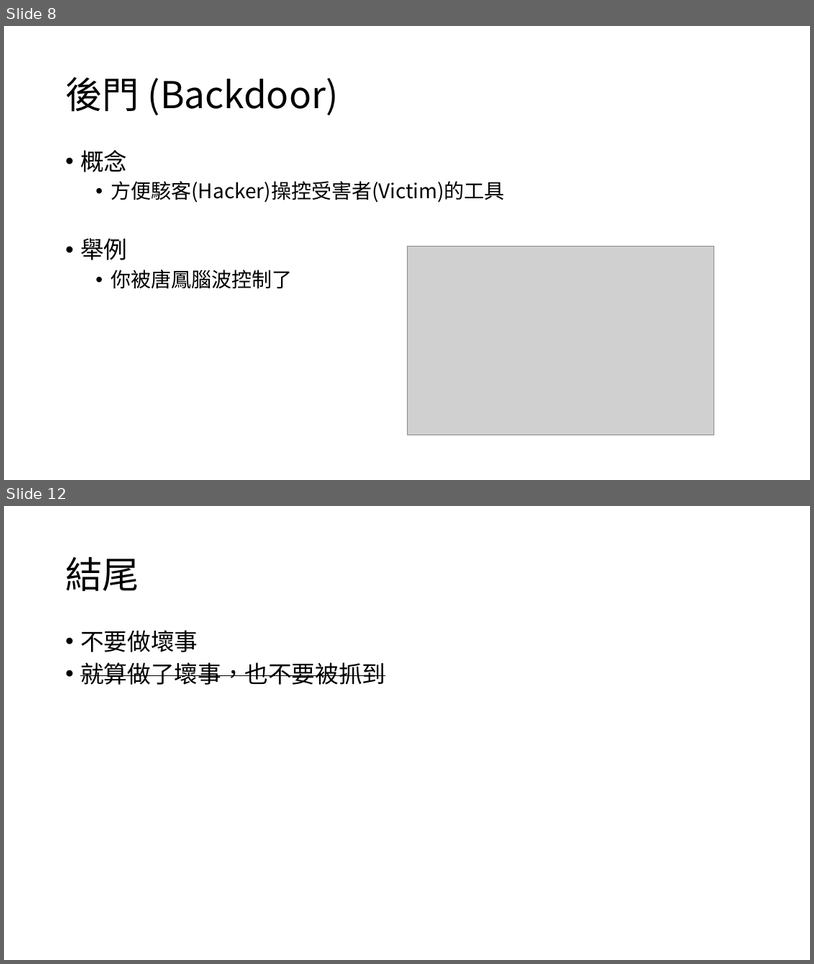
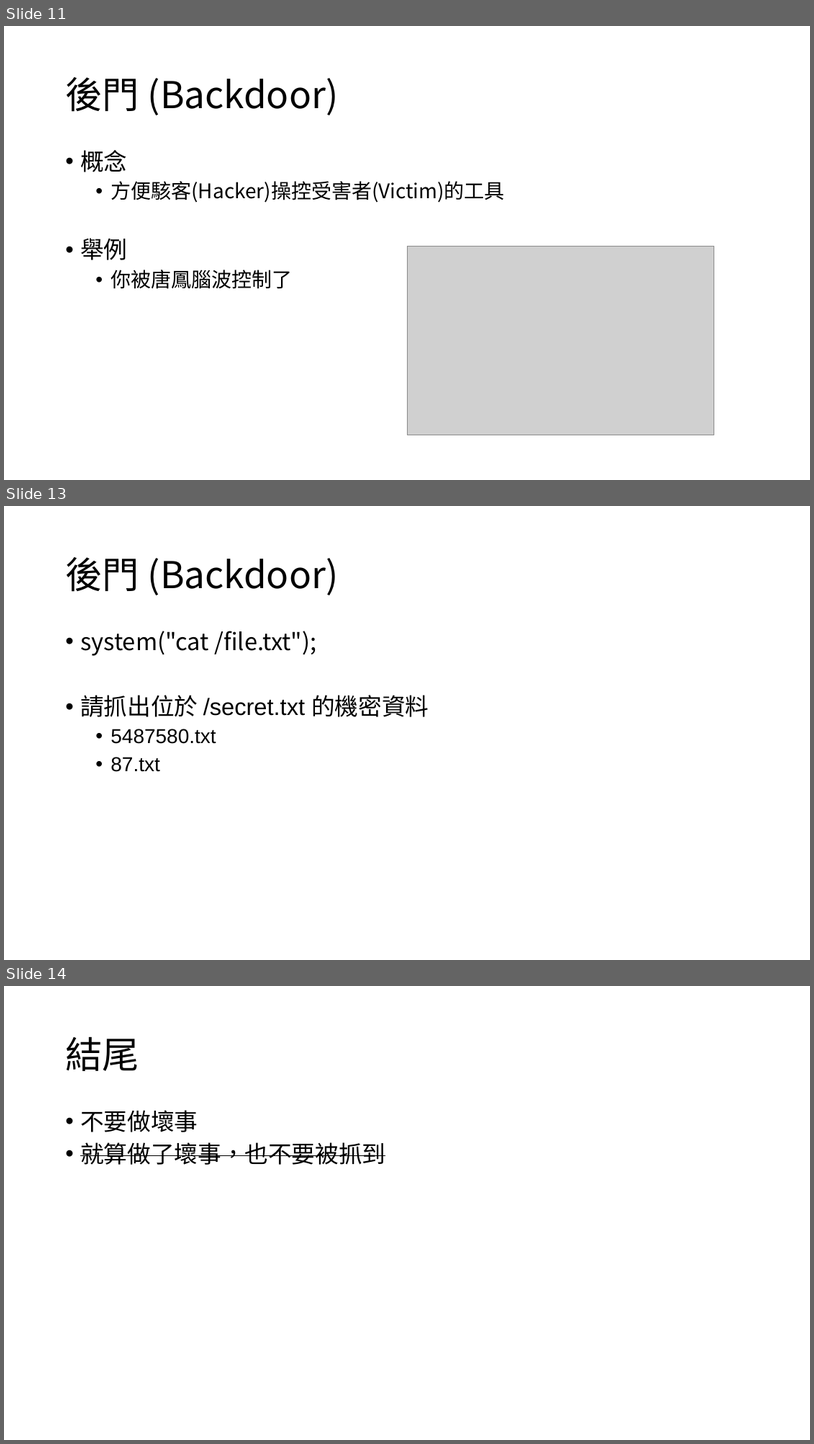
Before and after one commit to lawrence910426/Cloud-drive, a slide deck: Information Security.pptx. Shown one above the other, each under a label of ours: slides 8 and 12 before the commit, slides 11, 13 and 14 after it; the slides between them are not shown. The pictures are 814x964 and 814x1444 pixels, drawn with LibreOffice and Linux fonts; fonts in the diff are those of the drawing; grey boxes stand for pictures; background and template pictures are left out. Boxes give left, top, right and bottom in pixels: in the first picture for what was removed or moved away, otherwise in the second. Text is boxed around its words. In the diff, an @@ line names an element or a change of style, - is before the commit and + after.

```diff
--- a/Information Security.pptx
+++ b/Information Security.pptx
@@ slide 13 added at [4, 506, 810, 960], background picture (left out) @@
@@ title added at [65, 557, 339, 595], 44 pt, text #000000 @@
+後門 (Backdoor)
@@ text added at [80, 631, 429, 772], 28 pt, text #000000 @@
+• system("cat /file.txt");
+• 請抓出位於 /secret.txt 的機密資料
+  • 5487580.txt
+  • 87.txt
@@ what was slide 8 is now slide 11 @@
@@ what was slide 12 is now slide 14 @@
```
Also in this commit, not shown: 1 slide changed, 1 other slide added, 58 other files.
